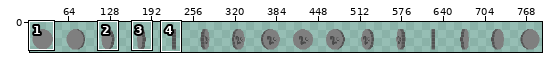
Two states of a sprite sheet, Assets/coin.png. The first picture is a wide view before the edit; the outline marks the close-up.
Close-up. Before the commit:
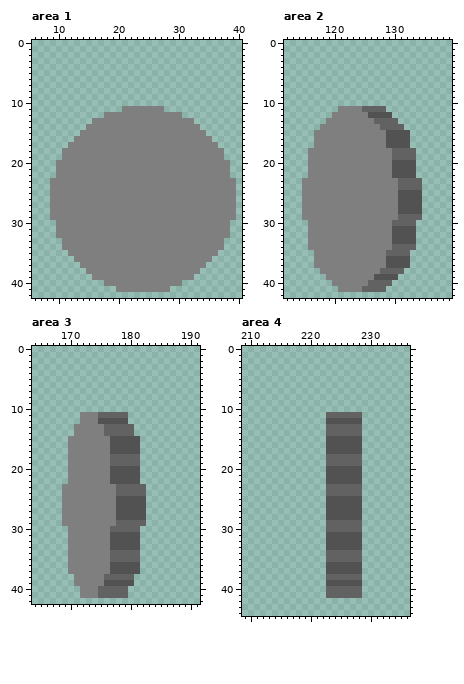
The file is 800x50 pixels. Colours within 5 levels of each other are drawn and written as one. Shown: area 1: x 6..40, y 0..42; area 2: x 112..139, y 0..42; area 3: x 164..191, y 0..42; area 4: x 209..236, y 0..44. The wide view leaves out empty margins. The commit also changed other parts of the picture, which this record leaves out.
The result:
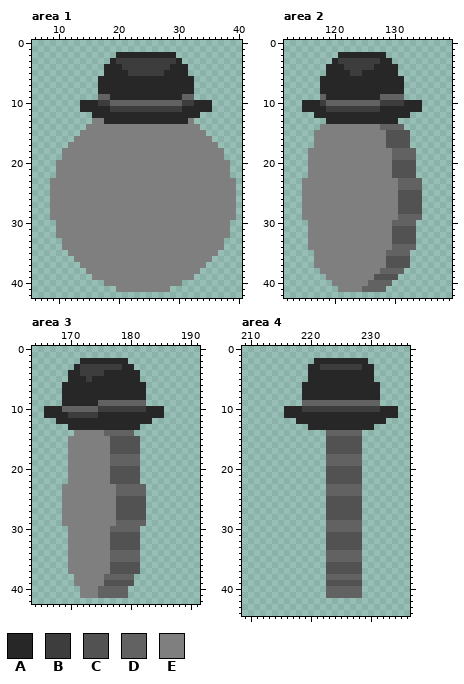
Palette (. is transparent): A #272727  B #3d3d3d  C #525252  D #626262  E #7f7f7f
The exact change:
Area 1:
The author put colour A in row 2 at x 20 to 29; in row 3 at x 19 and 30; in row 4 at x 18 to 20 and 29 to 31; in row 5 at x 18 to 21 and 28 to 31; in rows 6 to 8 at x 17 to 32; in row 9 at x 19 to 30.
The author put colour A in row 10 at x 14 to 16 and 33 to 35; in row 11 at x 14 to 18 and 31 to 35; in row 12 at x 16 to 17 and 31 to 33.
Colour E becomes colour A in row 12 at x 18 to 30; in row 13 at x 18 to 31.
The author put colour B in row 3 at x 20 to 29; in row 4 at x 21 to 28; in row 5 at x 22 to 27; in row 10 at x 17 to 18 and 31 to 32; in row 11 at x 19 to 20 and 28 to 30.
Colour E becomes colour B in row 11 at x 21 to 27.
The author put colour D in row 9 at x 17 to 18 and 31 to 32; in row 10 at x 19 to 30.
Area 2:
The author put colour A in row 2 at x 121 to 128; in row 3 at x 120 and 128 to 129; in row 4 at x 119 to 121 and 127 to 130; in row 5 at x 119 to 122 and 125 to 130; in rows 6 to 8 at x 118 to 131; in row 9 at x 119 to 127.
The author put colour A in row 10 at x 115 to 117 and 132 to 134; in row 11 at x 115 to 118 and 129 to 134; in row 12 at x 117 to 119 and 130 to 132.
Colour C becomes colour A in row 12 at x 126 to 129.
Colour D becomes colour A in row 11 at x 128; in row 13 at x 127 to 130.
Colour E becomes colour A in row 12 at x 120 to 125; in row 13 at x 119 to 126.
The author put colour B in row 3 at x 121 to 127; in row 4 at x 122 to 126; in row 5 at x 123 to 124; in row 10 at x 118 and 128 to 131; in row 11 at x 119 to 120.
Colour D becomes colour B in row 11 at x 125 to 127.
Colour E becomes colour B in row 11 at x 121 to 124.
The author put colour D in row 9 at x 118 and 128 to 131; in row 10 at x 119 to 127.
Area 3:
The author put colour A in row 2 at x 172 to 179; in row 3 at x 171 and 179 to 180; in row 4 at x 170 to 171 and 176 to 181; in row 5 at x 170 to 172 and 174 to 181; in rows 6 to 8 at x 169 to 182; in row 9 at x 169 to 174.
The author put colour A in row 10 at x 166 to 168 and 183 to 185; in row 11 at x 166 to 169 and 180 to 185; in row 12 at x 168 to 171 and 180 to 183; in row 13 at x 170 and 181.
Colour C becomes colour A in row 12 at x 175 to 179.
Colour D becomes colour A in row 11 at x 175 to 179; in row 13 at x 176 to 180.
Colour E becomes colour A in row 12 at x 172 to 174; in row 13 at x 171 to 175.
The author put colour B in row 3 at x 172 to 178; in row 4 at x 172 to 175; in row 5 at x 173; in row 10 at x 175 to 182; in row 11 at x 170 to 171.
Colour E becomes colour B in row 11 at x 172 to 174.
The author put colour D in row 9 at x 175 to 182; in row 10 at x 169 to 174.
Area 4:
The author put colour A in row 2 at x 221 to 229; in row 3 at x 220 to 221 and 229 to 230; in rows 4 to 5 at x 220 to 230; in rows 6 to 8 at x 219 to 231; in row 10 at x 216 to 218 and 232 to 234; in row 11 at x 216 to 222 and 229 to 234.
The author put colour A in row 12 at x 218 to 222 and 229 to 232; in row 13 at x 220 to 222 and 229 to 230.
Colour C becomes colour A in row 12 at x 223 to 228.
Colour D becomes colour A in row 11 at x 223 to 228; in row 13 at x 223 to 228.
The author put colour B in row 3 at x 222 to 228; in row 10 at x 219 to 231.
The author put colour D in row 9 at x 219 to 231.
Boxes around the changes in both close-ups, in picture pixels (x1, y1, x2, y2):
changed: (80, 52, 212, 124)
changed: (302, 52, 422, 124)
changed: (44, 358, 164, 430)
changed: (284, 358, 398, 430)
